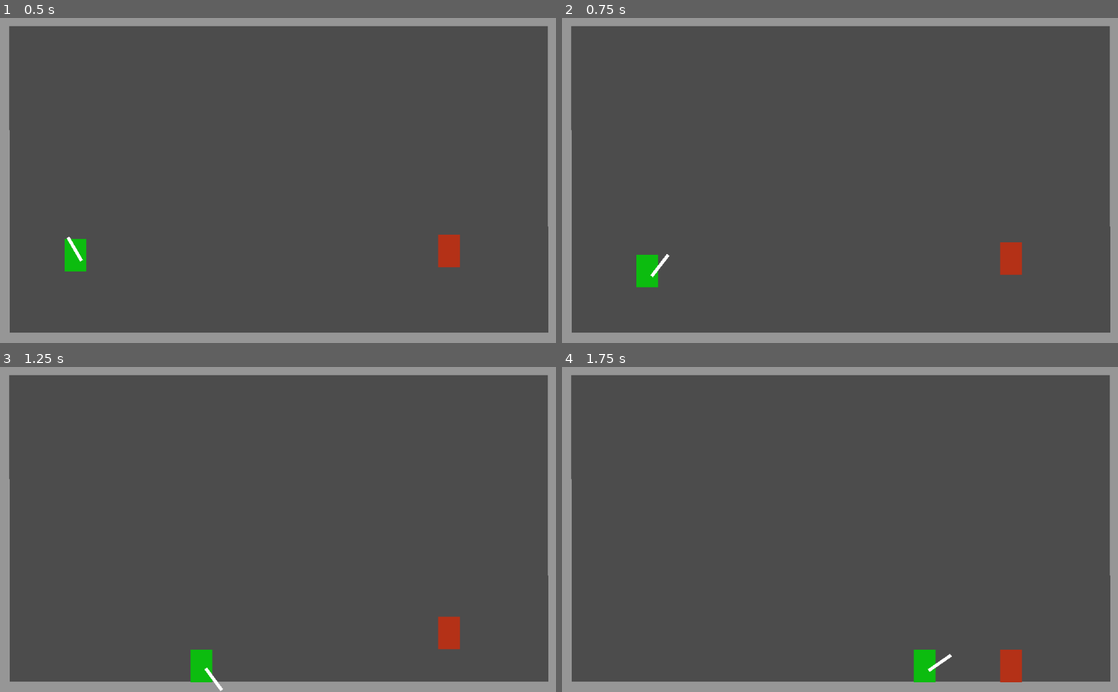
Above: before the commit, frames 1-4 (two rows, left to right).
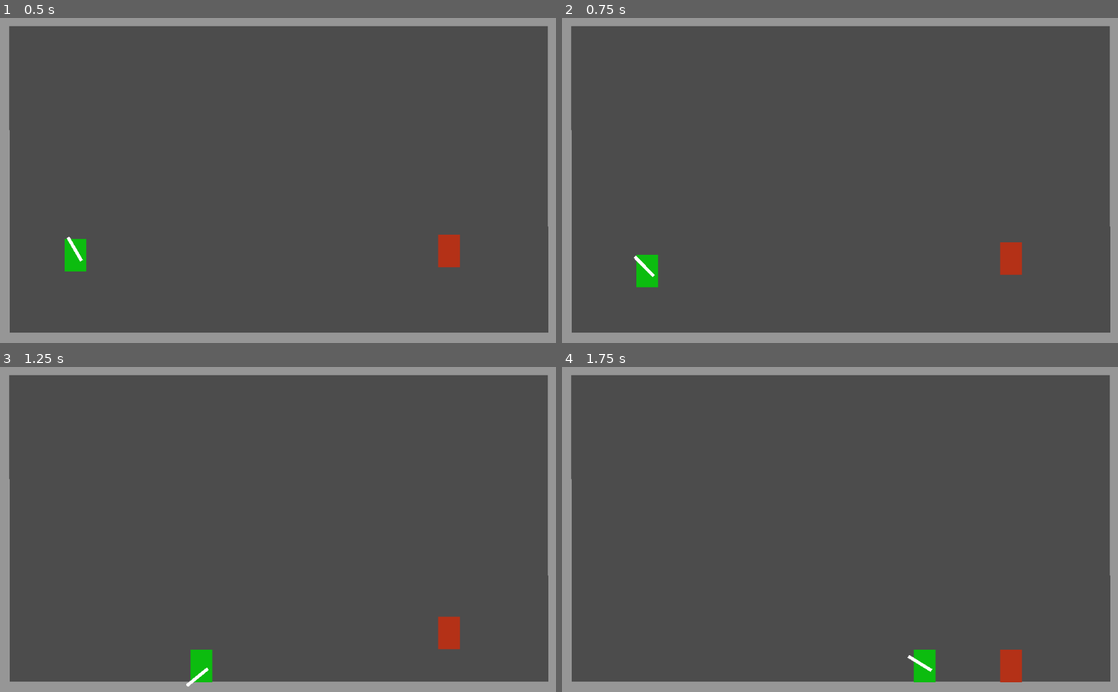
Above: after the commit, the same moments.

Repository: deengames/abu-hamid-x
Game: Godot game, scene res://prototype/Main.tscn
Same seed, same stepped clock (60 frames per second), same inputs: the game is played once before the commit and once after it.
Inputs (mouse positions are in pixels of both pictures, inside the frame that each line leads up to):
- Up to frame 1 (0.5 s): no input
- Up to frame 2 (0.75 s): move the mouse to (962, 164) at 0.52 s; press the mouse at (962, 164) at 0.53 s; hold D (move_right) from 0.53 s (still down)
- Up to frame 3 (1.25 s): keep holding D (move_right); right-click (400, 513) at 0.8 s
- Up to frame 4 (1.75 s): move the mouse to (728, 545) at 1.27 s; release D (move_right) at 1.28 s; release the mouse at (728, 545) at 1.28 s; hold S (move_down) from 1.28 s (still down); right-click (728, 545) at 1.35 s; click (728, 545) at 1.55 s

Frame 1 is identical in both runs. In frame 2, 0.1% of the frame differs, in the area x 12-20%, y 72-80%; in frame 3, 0.1%; in frame 4, 0.1%, in the area x 62-71%, y 88-94%.

Commit message:
Seperate controls for left/right attacks

Diff:
--- a/project.godot
+++ b/project.godot
@@ -30,7 +30,9 @@
  ]
 toggle_jetpack=[ Object(InputEventKey,"resource_local_to_scene":false,"resource_name":"","device":0,"alt":false,"shift":false,"control":false,"meta":false,"command":false,"pressed":false,"scancode":16777237,"unicode":0,"echo":false,"script":null)
  ]
-attack=[ Object(InputEventMouseButton,"resourc …(282 unchanged characters)…
+attack_left=[ Object(InputEventMouseButton,"resourc …(282 unchanged characters)…
+ ]
+attack_right=[ Object(InputEventMouseButton,"resource_local_to_scene":false,"resource_name":"","device":0,"alt":false,"shift":false,"control":false,"meta":false,"command":false,"button_mask":0,"position":Vector2( 0, 0 ),"global_position":Vector2( 0, 0 ),"factor":1.0,"button_index":2,"pressed":false,"doubleclick":false,"script":null)
  ]
 
 [rendering]
--- a/prototype/Player.gd
+++ b/prototype/Player.gd
@@ -10,11 +10,10 @@
 
 
 func _process(delta):
-	if Input.is_action_pressed('attack'):
-		if not is_left:
-			$Anim.play('Swing Sword Right')
-		else:
-			$Anim.play('Swing Sword Left')
+	if Input.is_action_pressed('attack_left'):
+		$Anim.play('Swing Sword Left')
+	elif Input.is_action_pressed('attack_right'):
+		$Anim.play('Swing Sword Right')
 
 
 func _integrate_forces(state):
